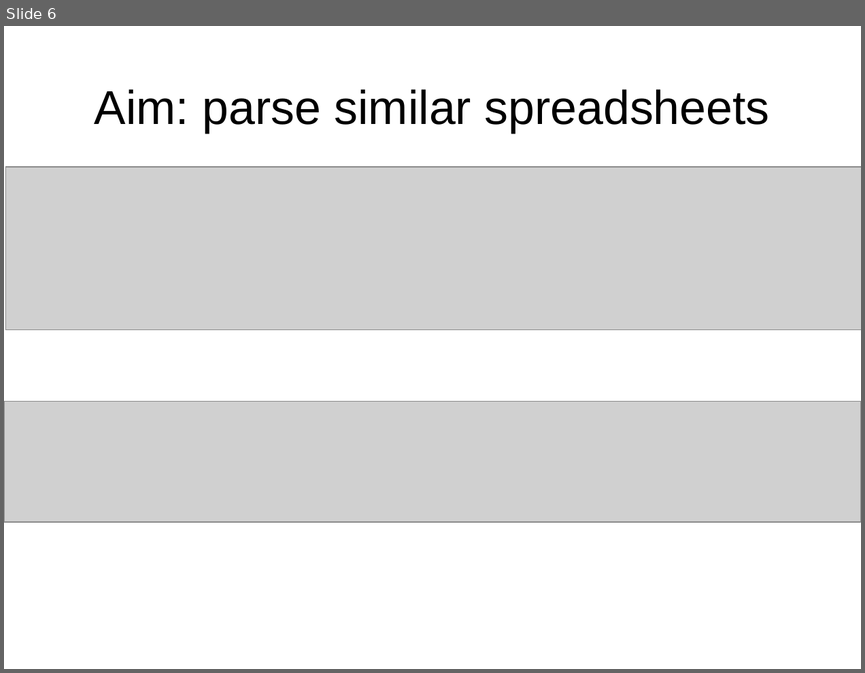
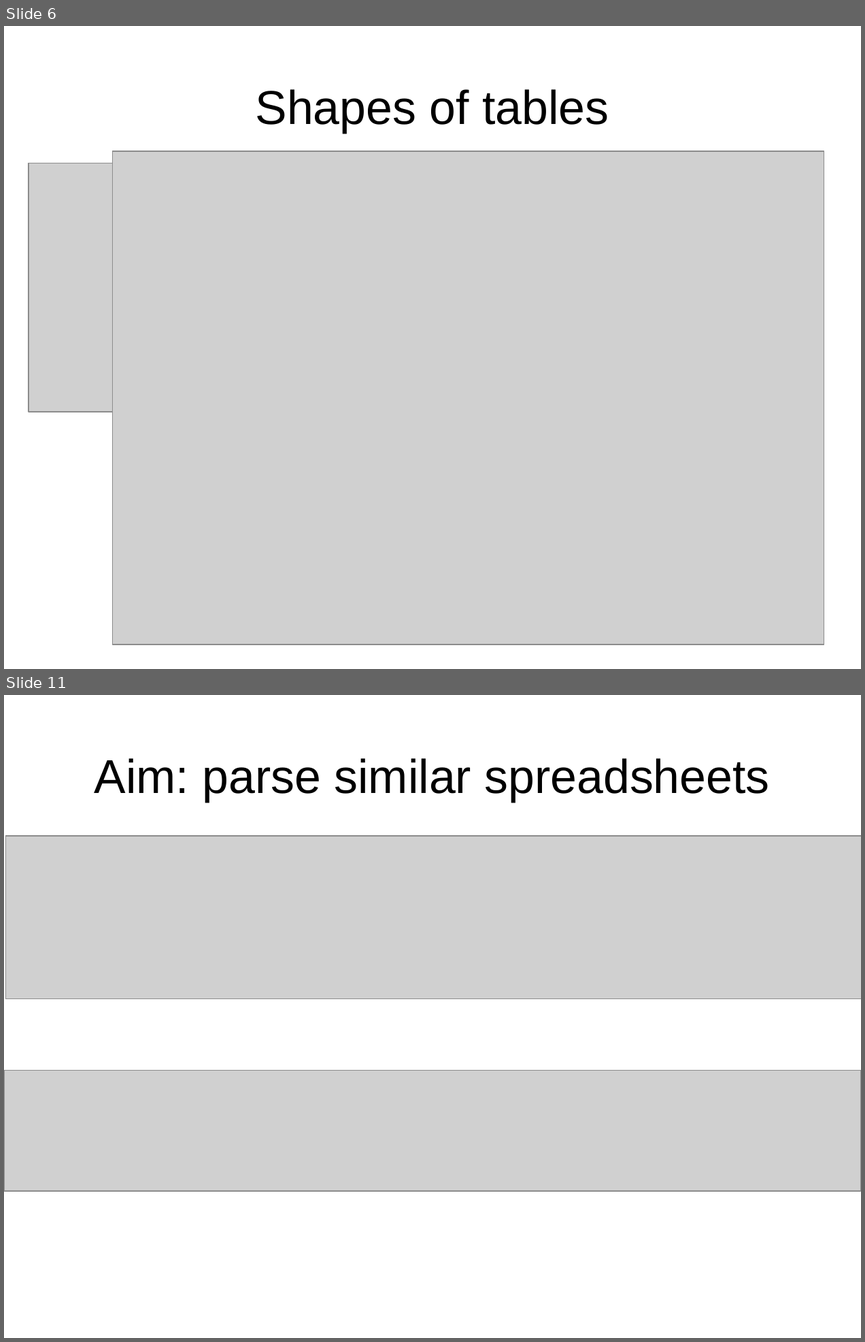
Before and after one commit to sensiblecodeio/xypath, a slide deck: presentation.odp. Shown one above the other, each under a label of ours: slide 6 before the commit, slides 6 and 11 after it; the slides between them are not shown. The pictures are 865x673 and 865x1342 pixels, drawn with LibreOffice and Linux fonts; fonts in the diff are those of the drawing; grey boxes stand for pictures. Boxes give left, top, right and bottom in pixels: in the first picture for what was removed or moved away, otherwise in the second. Text is boxed around its words. In the diff, an @@ line names an element or a change of style, - is before the commit and + after.

```diff
--- a/presentation.odp
+++ b/presentation.odp
@@ slide 6 added at bbox=[4, 26, 861, 669], background #FFFFFF @@
@@ title added at bbox=[256, 89, 609, 133], 44 pt, text #000000 @@
+Shapes of tables
@@ picture added at bbox=[28, 163, 355, 412] @@
@@ picture added at bbox=[113, 151, 825, 644] @@
@@ what was slide 6 is now slide 11 @@
```
Also in this commit, not shown: 11 slides changed, 6 other slides added, 2 slides removed.
